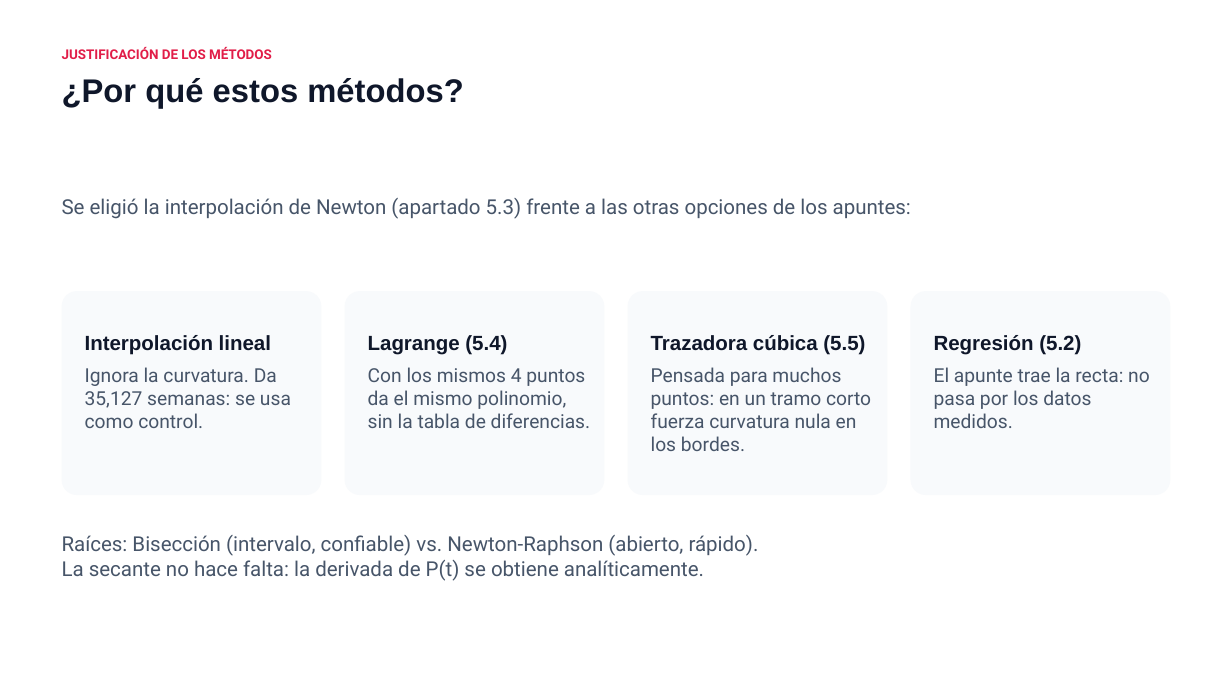
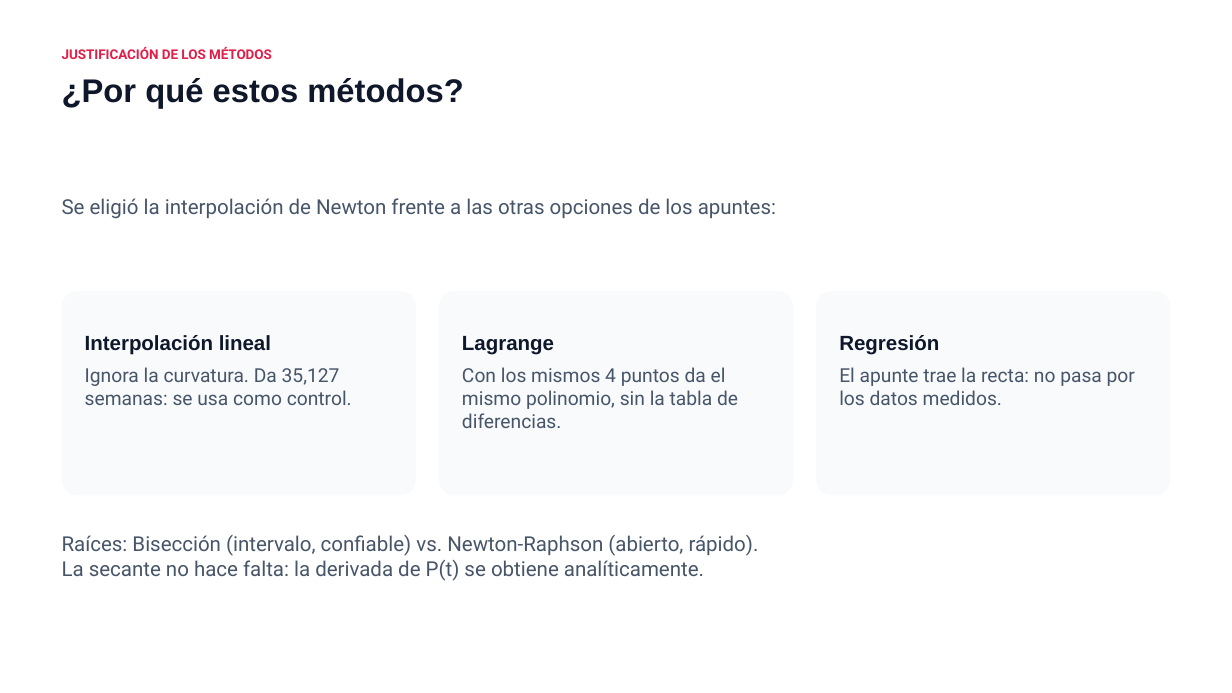
Before and after one commit to PedroGattiUCC/metodos-numericos-rosa-pastel, a slide deck: slide 5 of ENTREGABLES/Presentacion_Rosa_Pastel_Metodos_Numericos.pptx. Drawn at 1232x693 pixels with LibreOffice and Linux fonts; fonts in the diff are those of the drawing. Boxes give left, top, right and bottom in pixels: in the first picture for what was removed or moved away, otherwise in the second. Text is boxed around its words. In the diff, an @@ line names an element or a change of style, - is before the commit and + after.

```diff
--- a/ENTREGABLES/Presentacion_Rosa_Pastel_Metodos_Numericos.pptx
+++ b/ENTREGABLES/Presentacion_Rosa_Pastel_Metodos_Numericos.pptx
@@ text at <box>62,198,776,219</box>: text changed @@
-Se eligió la interpolación de Newton (apartado 5.3) frente a las otras opciones de los apuntes:
+Se eligió la interpolación de Newton frente a las otras opciones de los apuntes:
@@ rounded rectangle: place and size @@
-rounded rectangle at <box>62,291,322,495</box>
+rounded rectangle at <box>62,291,416,495</box>
@@ rounded rectangle: place and size @@
-rounded rectangle at <box>345,291,604,495</box>
+rounded rectangle at <box>439,291,793,495</box>
@@ rounded rectangle removed at <box>628,291,887,495</box> @@
@@ rounded rectangle: place and size @@
-rounded rectangle at <box>910,291,1170,495</box>
+rounded rectangle at <box>816,291,1170,495</box>
@@ text at <box>462,336,554,354</box>: text changed @@
-Lagrange (5.4)
+Lagrange
@@ text removed at <box>651,335,865,354</box> @@
-Trazadora cúbica (5.5)
@@ text at <box>839,335,939,354</box>: text changed @@
-Regresión (5.2)
+Regresión
@@ text "Ignora la curvatura. Da 35,127 ..." rewrapped from <box>85,367,291,428</box> to <box>85,367,352,405</box> @@
@@ text "Con los mismos 4 puntos ..." rewrapped from <box>368,367,591,428</box> to <box>462,367,738,428</box> @@
@@ text removed at <box>651,367,871,451</box> @@
-Pensada para muchos puntos: en un tramo corto fuerza curvatura nula en los bordes.
@@ text "El apunte trae la recta: ..." rewrapped from <box>934,367,1150,428</box> to <box>839,367,1135,405</box> @@
```
Also in this commit, not shown: 4 other files.
